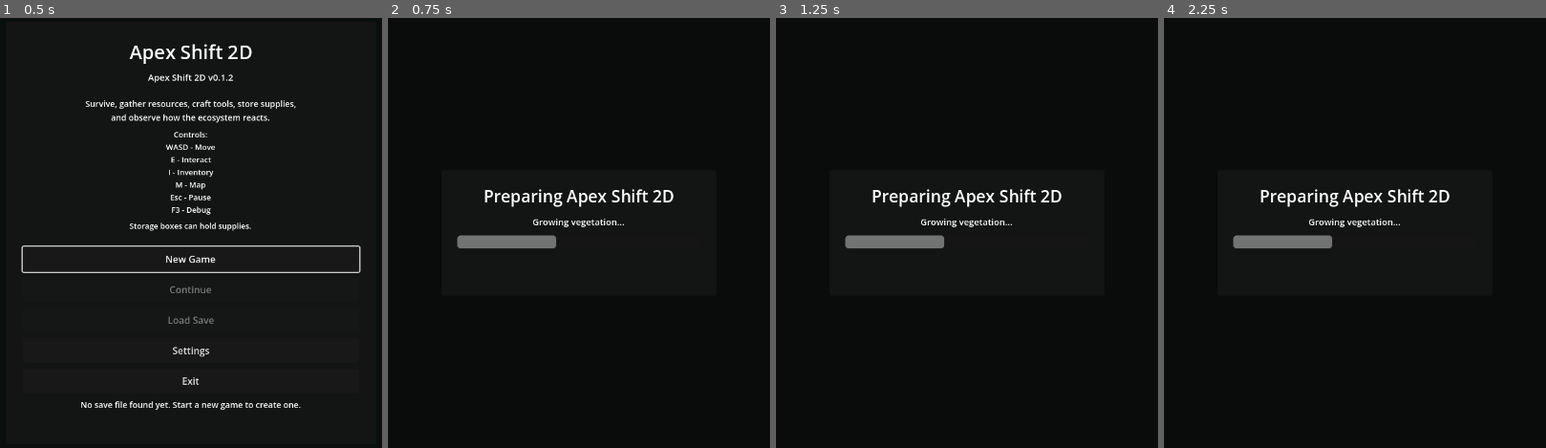
Above: before the commit, frames 1-4 (left to right).
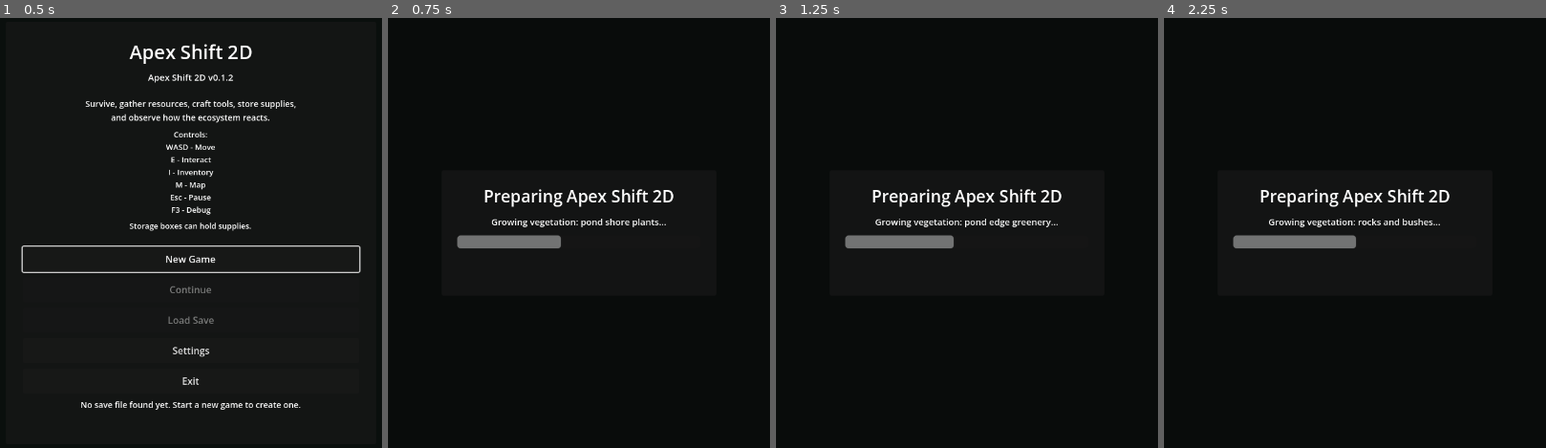
Above: after the commit, the same moments.

Repository: krisstoof/apex-shift-2d
Game: Godot game, scene res://scenes/ui/start_menu.tscn
Two runs of this game, one before a commit and one after it. Both use one fixed random seed, a clock stepped at 60 frames per second and the inputs below.
Inputs (mouse positions are in pixels of both pictures, inside the frame that each line leads up to):
- Up to frame 1 (0.5 s): no input
- Up to frame 2 (0.75 s): click "New Game" at 0.5 s
- Up to frame 3 (1.25 s): no input
- Up to frame 4 (2.25 s): tap Enter at 1.25 s; move the mouse to (1523, 211) at 1.27 s; hold D (move_right) 1.28-2.03 s; hold Shift 1.28-2.03 s; click (1523, 211) at 1.42 s; tap Space at 1.52, 2 s; move the mouse to (1202, 254) at 2.02 s; hold S (move_down) from 2.03 s (still down); tap E at 2.1 s

Frame 1 is identical in both runs. In frame 2, 0.4% of the frame differs, in the area x 27-73%, y 46-54%; in frame 3, 0.5%; in frame 4, 0.6%.

Commit message:
fix/#114 unblock vegetation boot loading

Diff:
--- a/scripts/world/world.gd
+++ b/scripts/world/world.gd
@@ -1940,9 +1940,19 @@
 	var dry_bush_count := int(ceil(float(bush_count) * 0.35))
 	var green_bush_count := bush_count - dry_bush_count
 
+	_set_boot_progress("Growing vegetation: pond aquatic plants...", 0.40)
 	await _spawn_pond_aquatic_vegetation(used_positions, player_position)
+	await _yield_initial_boot_step()
+
+	_set_boot_progress("Growing vegetation: pond shore plants...", 0.42)
 	await _spawn_pond_vegetation(used_positions, player_position)
+	await _yield_initial_boot_step()
+
+	_set_boot_progress("Growing vegetation: pond edge greenery...", 0.44)
 	await _spawn_pond_edge_greenery(used_positions, player_position)
+	await _yield_initial_boot_step()
+
+	_set_boot_progress("Growing vegetation: trees...", 0.46)
 	await _spawn_resource_kind("conifer_tree", conifer_count, used_positions, player_position)
 	await _spawn_resource_kind_in_biome(
 		"conifer_tree",
@@ -1955,13 +1965,22 @@
 	)
 	await _spawn_resource_kind("leafy_tree", leafy_count, used_positions, player_position)
 	await _spawn_resource_kind("dry_tree", int(ceil(float(tree_count) * 0.12)), used_positions, player_position)
+	await _yield_initial_boot_step()
+
+	_set_boot_progress("Growing vegetation: rocks and bushes...", 0.50)
 	await _spawn_resource_kind("rock", WORLD_CONFIG.get_rock_count(), used_positions, player_position)
 	await _spawn_resource_kind("bush", green_bush_count, used_positions, player_position)
 	await _spawn_resource_kind("dry_bush", dry_bush_count, used_positions, player_position)
 	await _spawn_resource_kind("small_bush", WORLD_CONFIG.get_small_bush_count(), used_positions, player_position)
 	await _spawn_resource_kind("berry_bush", WORLD_CONFIG.get_berry_bush_count(), used_positions, player_position)
+	await _yield_initial_boot_step()
+
+	_set_boot_progress("Growing vegetation: grass...", 0.53)
 	await _spawn_grass_kind_mixed("grass_patch", WORLD_CONFIG.get_grass_patch_count(), used_positions, player_position)
 	await _spawn_grass_kind_mixed("dense_grass", WORLD_CONFIG.get_dense_grass_count(), used_positions, player_position)
+	await _yield_initial_boot_step()
+
+	_set_boot_progress("Growing vegetation: terrain details...", 0.55)
 	await _spawn_highland_rocks(used_positions, player_position)
 	await _spawn_outer_island_vegetation(used_positions, player_position)
 	await _spawn_biome_fill_vegetation(used_positions, player_position)
@@ -2060,7 +2079,8 @@
 		var biome_id := _get_biome_id(biome)
 		await _spawn_resource_kind_in_biome("grass_patch", 18, biome_id, used_positions, player_position, WORLD_CONFIG.RESOURCE_MIN_DISTANCE * 0.70)
 		await _spawn_resource_kind_in_biome("small_bush", 6, biome_id, used_positions, player_position, WORLD_CONFIG.RESOURCE_MIN_DISTANCE * 0.85)
-	await _fill_sparse_land_areas(used_positions, player_position)
+	# TEMP: disabled during boot because full-map sparse scan can freeze loading.
+	# await _fill_sparse_land_areas(used_positions, player_position)
 
 
 func _spawn_pond_edge_greenery(used_positions: Array[Vector2], player_position: Vector2) -> void:
@@ -2093,6 +2113,8 @@
 				topography_resource_distribution_debug["pond_edge_greenery_spawned"] = int(topography_resource_distribution_debug.get("pond_edge_greenery_spawned", 0)) + 1
 				if spawned >= target_count:
 					break
+			if _i % 12 == 0:
+				await get_tree().process_frame
 
 
 func _spawn_pond_aquatic_vegetation(used_positions: Array[Vector2], player_position: Vector2) -> void:
@@ -2128,6 +2150,8 @@
 			_spawn_decorative_vegetation_visual(kind, candidate, str(pond.get("biome_id", "")), _get_biome_visual_scale(kind) * 1.25)
 			topography_resource_distribution_debug["pond_aquatic_vegetation_spawned"] = int(topography_resource_distribution_debug.get("pond_aquatic_vegetation_spawned", 0)) + 1
 			spawned += 1
+			if _i % 16 == 0:
+				await get_tree().process_frame
 		if spawned == 0:
 			push_warning("No aquatic vegetation spawned for pond %s" % str(pond.get("id", "pond")))
 
@@ -2163,6 +2187,8 @@
 			topography_resource_distribution_debug["highland_rocks_spawned"] = int(topography_resource_distribution_debug.get("highland_rocks_spawned", 0)) + 1
 			if spawned >= target_count:
 				break
+			if _i % 10 == 0:
+				await get_tree().process_frame
 
 
 func _spawn_resource_or_decorative_visual(resource_kind: String, position: Vector2, used_positions: Array[Vector2], player_position: Vector2) -> bool:
